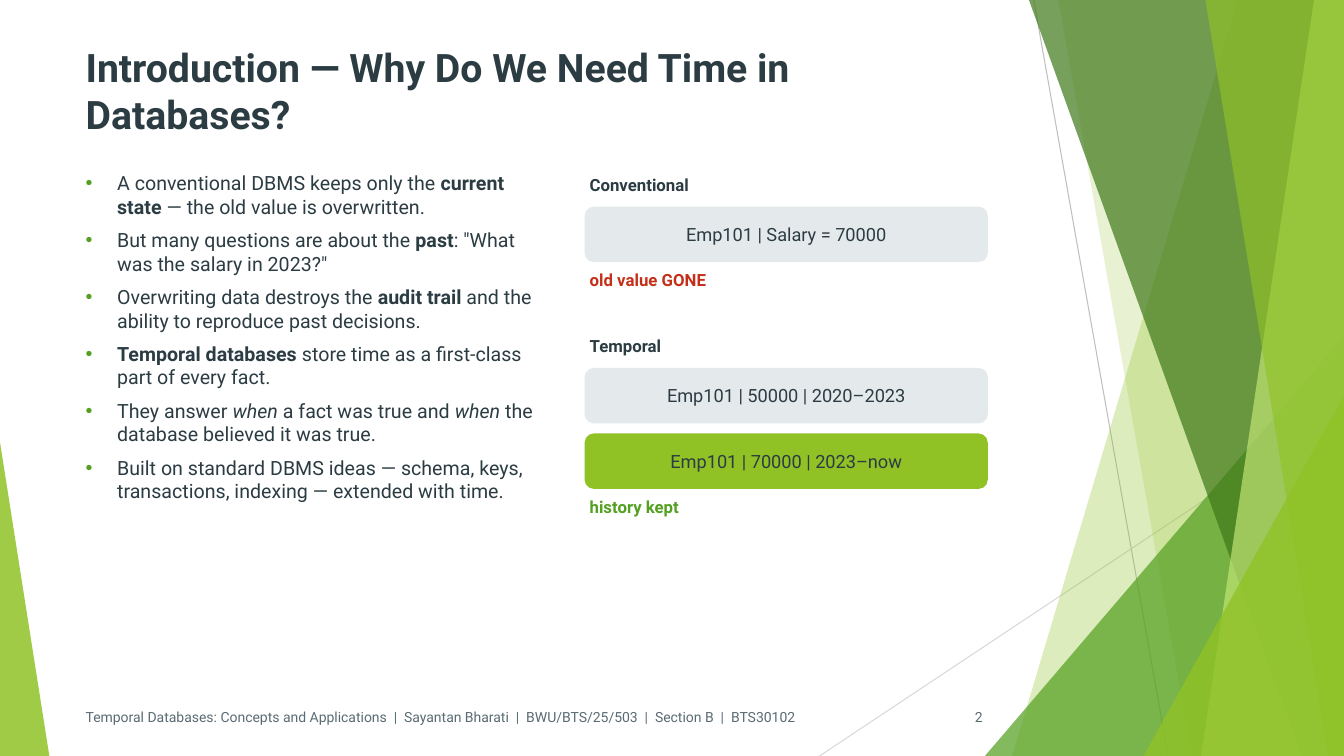
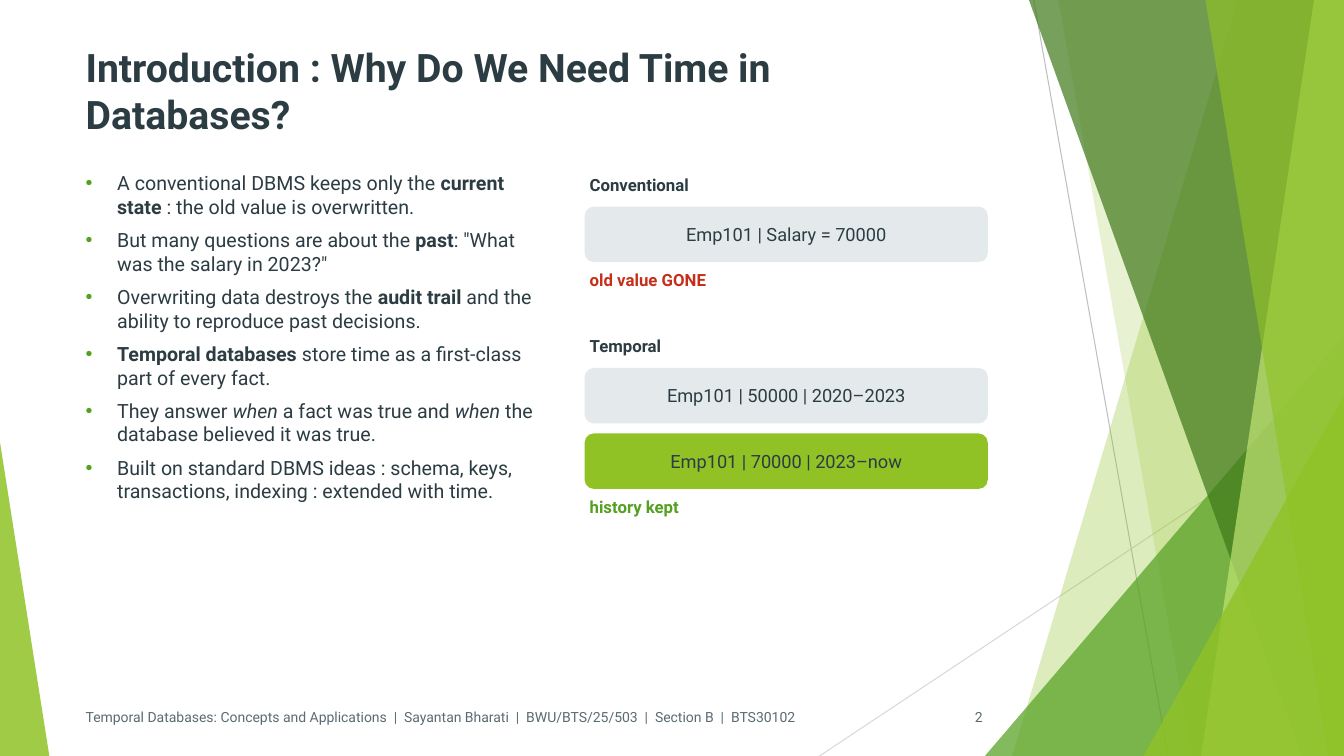
Before and after one commit to Sayantan-B-dev/SM_BtechSyllabusBWU, a slide deck: slide 2 of 3rdSem/Assignments/pptx/dbms/PPT_BTS30102_DBMS_Sayantan_Bharati.pptx. Drawn at 1344x756 pixels with LibreOffice and Linux fonts; fonts in the diff are those of the drawing. Boxes give left, top, right and bottom in pixels: in the first picture for what was removed or moved away, otherwise in the second. Text is boxed around its words. In the diff, an @@ line names an element or a change of style, - is before the commit and + after.

Commit message:
update dbms pptx and add pdf

```diff
--- a/3rdSem/Assignments/pptx/dbms/PPT_BTS30102_DBMS_Sayantan_Bharati.pptx
+++ b/3rdSem/Assignments/pptx/dbms/PPT_BTS30102_DBMS_Sayantan_Bharati.pptx
@@ text at (x1=86, y1=52, x2=770, y2=130): text changed @@
-Introduction — Why Do We Need Time in Databases?
+Introduction : Why Do We Need Time in Databases?
@@ text at (x1=117, y1=175, x2=505, y2=214): text changed @@
-• A conventional DBMS keeps only the current state — the old value is overwritten.
+• A conventional DBMS keeps only the current state : the old value is overwritten.
@@ text at (x1=117, y1=460, x2=512, y2=502): text changed @@
-• Built on standard DBMS ideas — schema, keys, transactions, indexing — extended with time.
+• Built on standard DBMS ideas : schema, keys, transactions, indexing : extended with time.
```
Also in this commit, not shown: 9 other slides changed, 1 other file.
